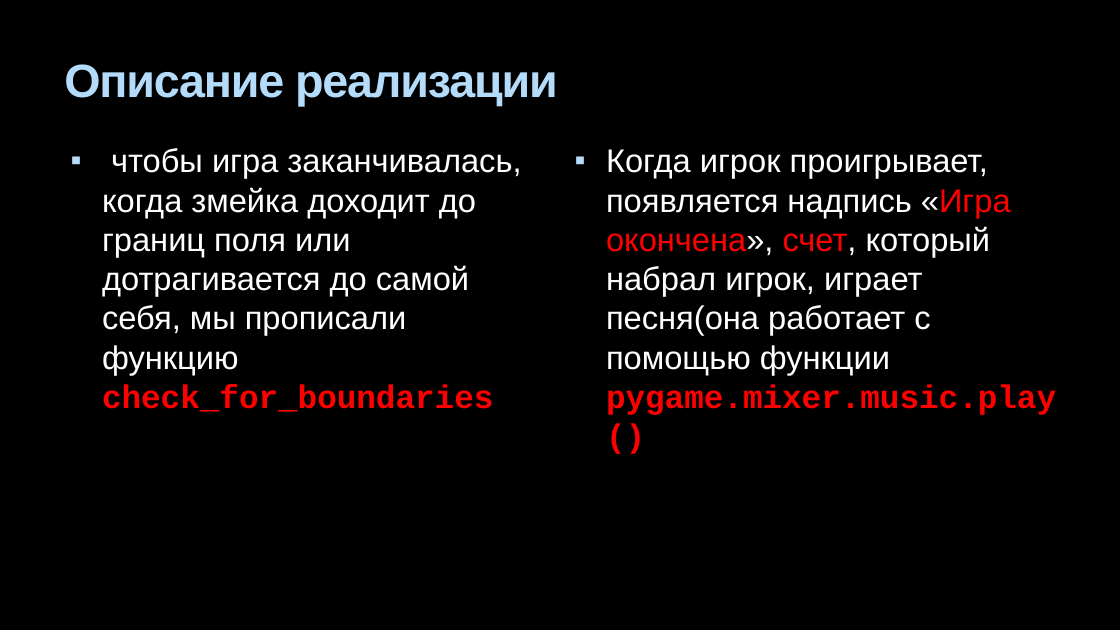
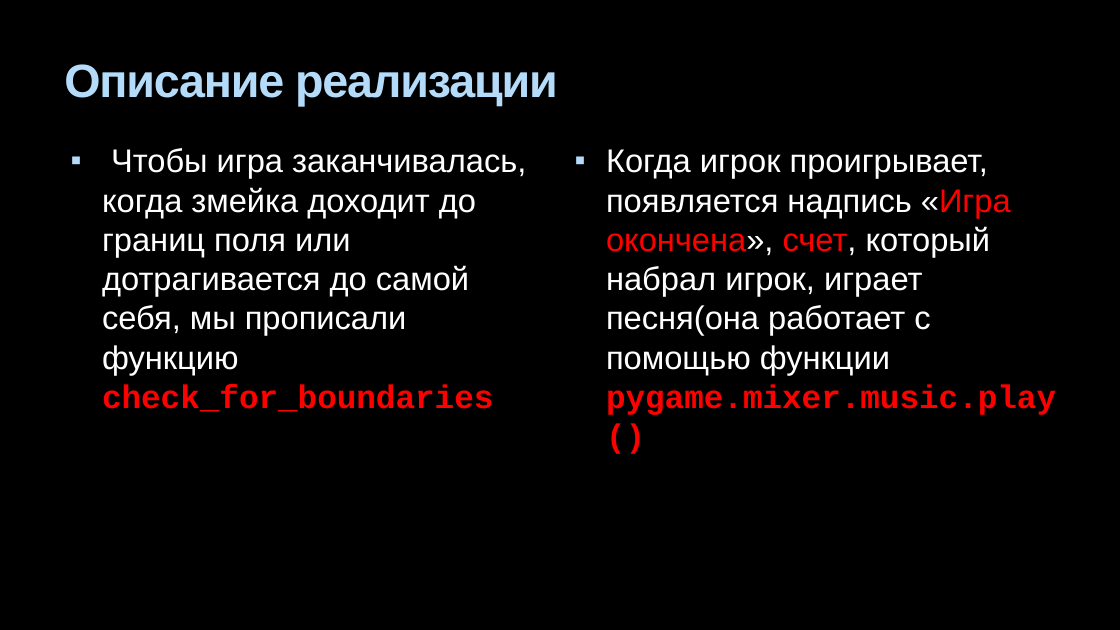
Before and after one commit to 23ivanovasofaaa23/project_snake, a slide deck: slide 4 of Проект-игра «Змейка».pptx. Drawn at 1120x630 pixels with LibreOffice and Linux fonts; fonts in the diff are those of the drawing; background and template pictures are left out. Boxes give left, top, right and bottom in pixels: in the first picture for what was removed or moved away, otherwise in the second. Text is boxed around its words. In the diff, an @@ line names an element or a change of style, - is before the commit and + after.

Commit message:
new presentation

```diff
--- a/Проект-игра «Змейка».pptx
+++ b/Проект-игра «Змейка».pptx
@@ text at <box>102,148,526,412</box>: text changed @@
-▪ чтобы игра заканчивалась, когда змейка доходит до границ поля или дотрагивается до самой себя, мы прописали функцию check_for_boundaries
+▪ Чтобы игра заканчивалась, когда змейка доходит до границ поля или дотрагивается до самой себя, мы прописали функцию check_for_boundaries
```
Also in this commit, not shown: 1 slide added.
